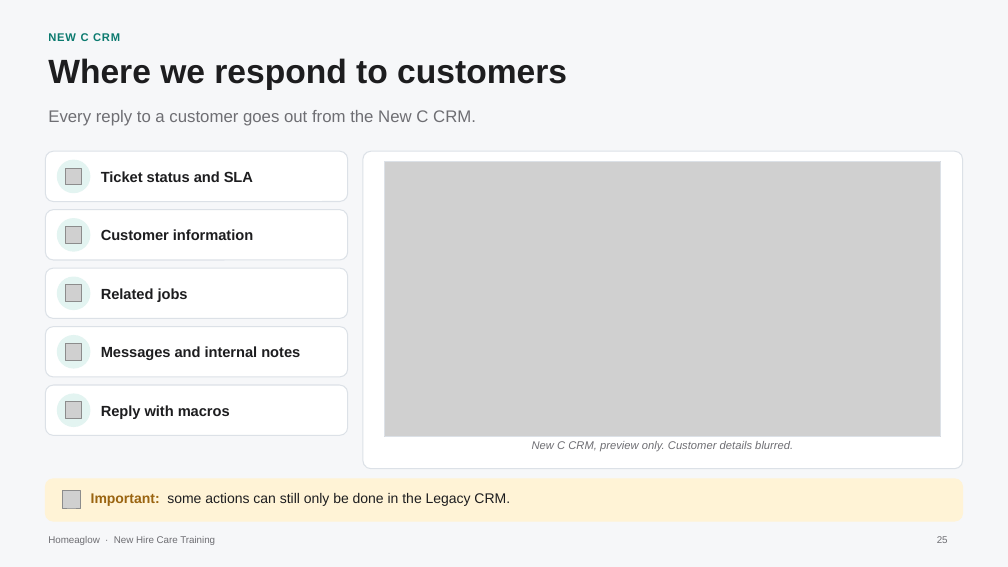
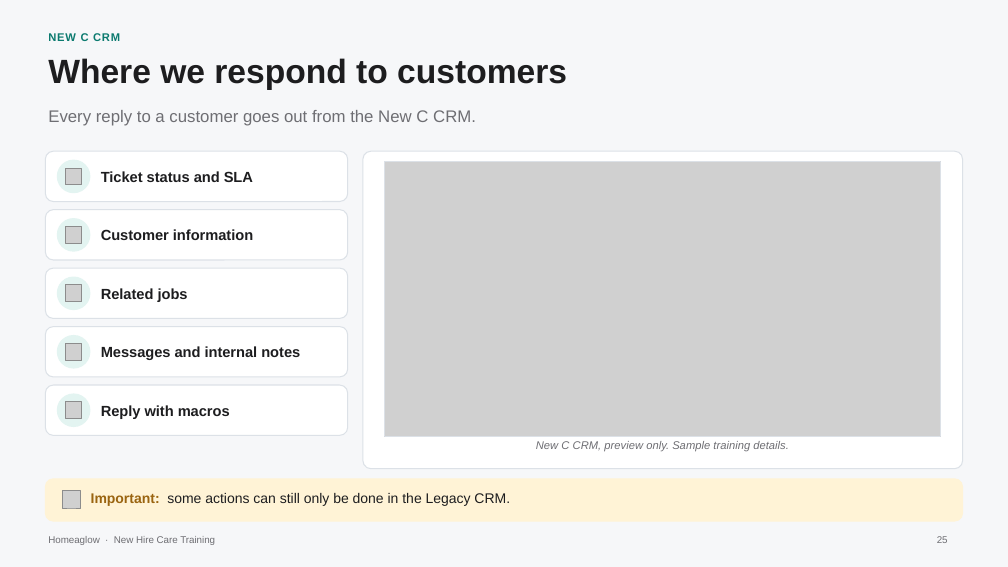
Before and after one commit to anjulimichelle/training, a slide deck: slide 25 of customer-foundations/customer-foundations-c-crm.pptx. Drawn at 1008x567 pixels with LibreOffice and Linux fonts; fonts in the diff are those of the drawing; grey boxes stand for pictures. Boxes give left, top, right and bottom in pixels: in the first picture for what was removed or moved away, otherwise in the second. Text is boxed around its words. In the diff, an @@ line names an element or a change of style, - is before the commit and + after.

```diff
--- a/customer-foundations/customer-foundations-c-crm.pptx
+++ b/customer-foundations/customer-foundations-c-crm.pptx
@@ text at [536, 441, 789, 451]: text changed @@
-New C CRM, preview only. Customer details blurred.
+New C CRM, preview only. Sample training details.
```
Also in this commit, not shown: 2 other slides changed, 4 other files.
